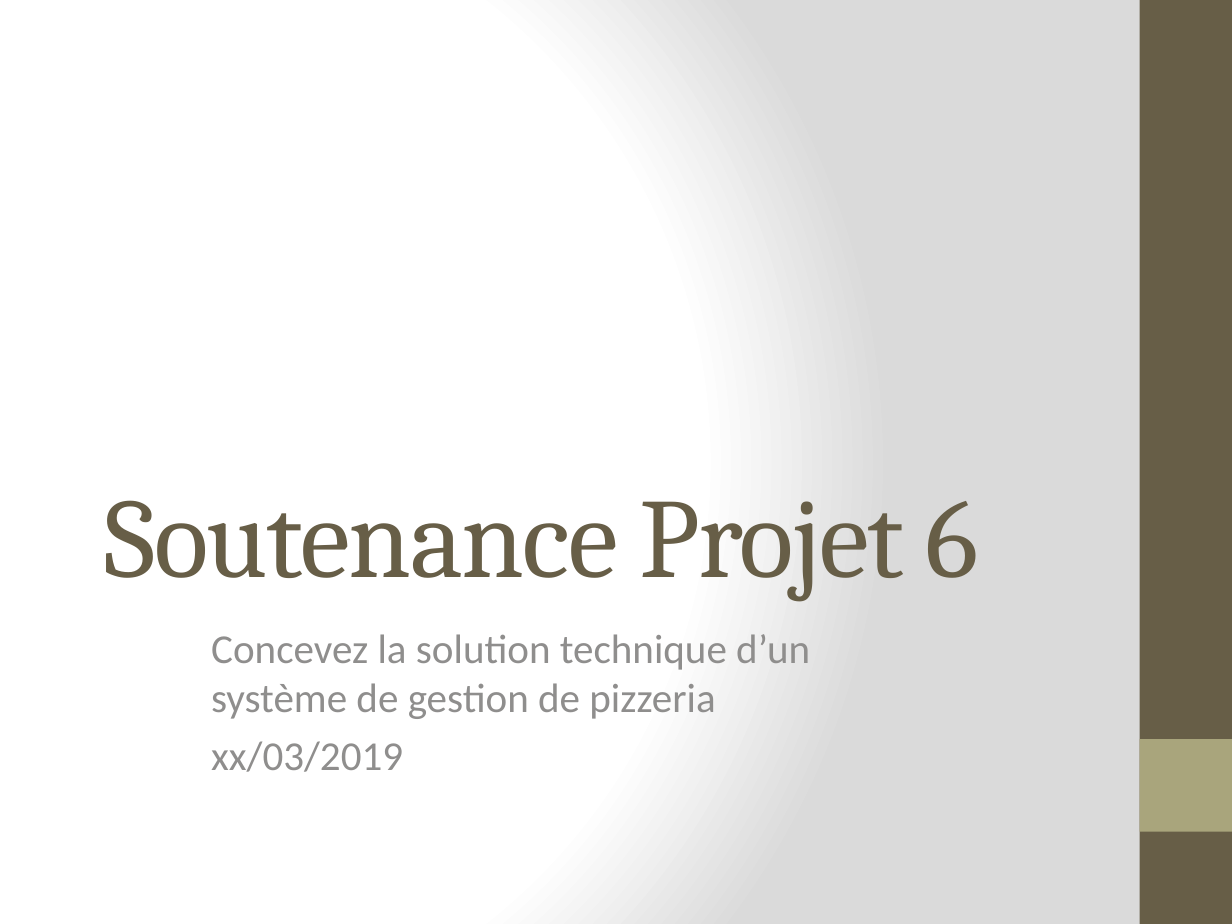
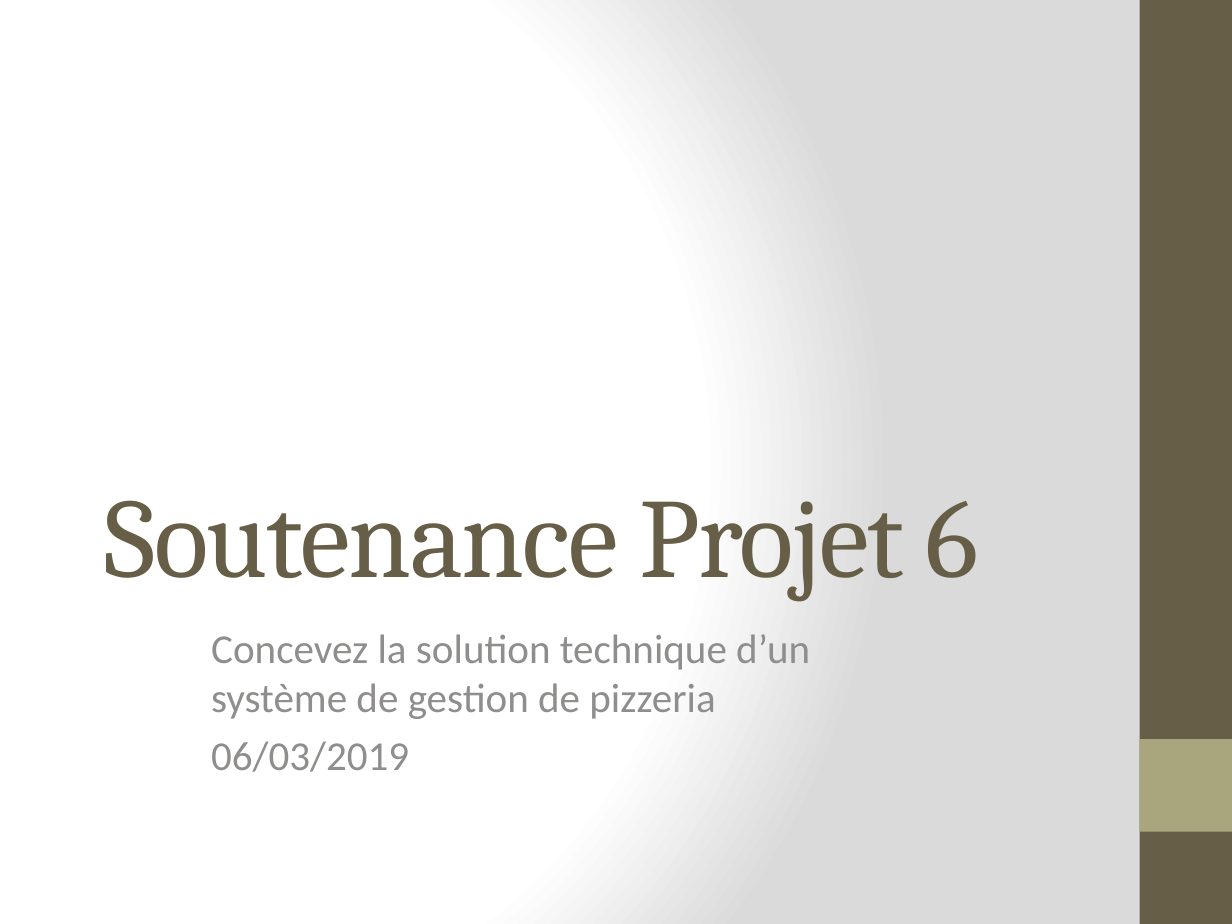
Before and after one commit to Zepmanbc/oc_dapython_pr6, a slide deck: slide 1 of doc/Soutenance Projet 6.pptx. Drawn at 1232x924 pixels with LibreOffice and Linux fonts; fonts in the diff are those of the drawing. Boxes give left, top, right and bottom in pixels: in the first picture for what was removed or moved away, otherwise in the second. Text is boxed around its words. In the diff, an @@ line names an element or a change of style, - is before the commit and + after.

```diff
--- a/doc/Soutenance Projet 6.pptx
+++ b/doc/Soutenance Projet 6.pptx
@@ subtitle at bbox=[211, 741, 409, 772]: text changed @@
-xx/03/2019
+06/03/2019
```
Also in this commit, not shown: 1 other file.
